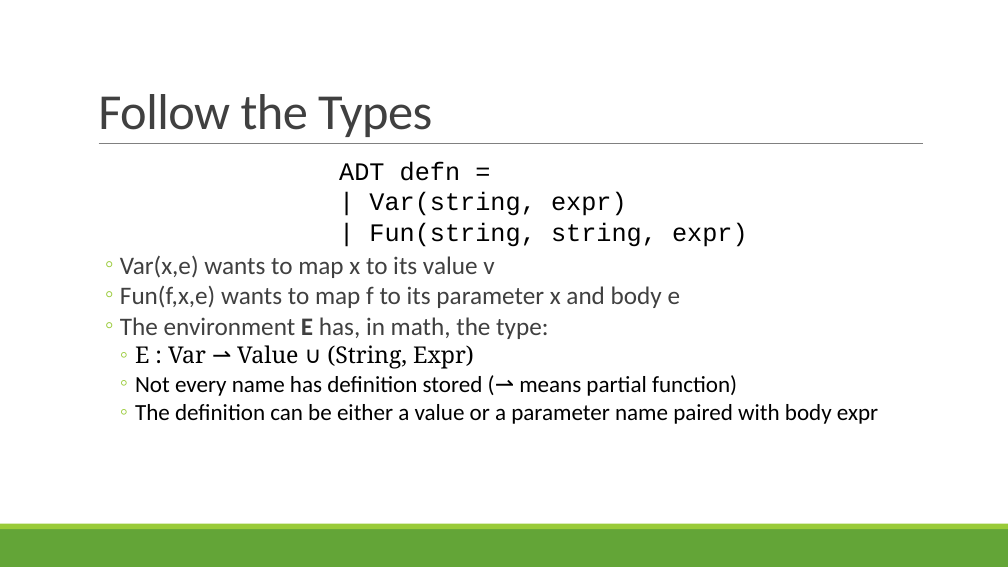
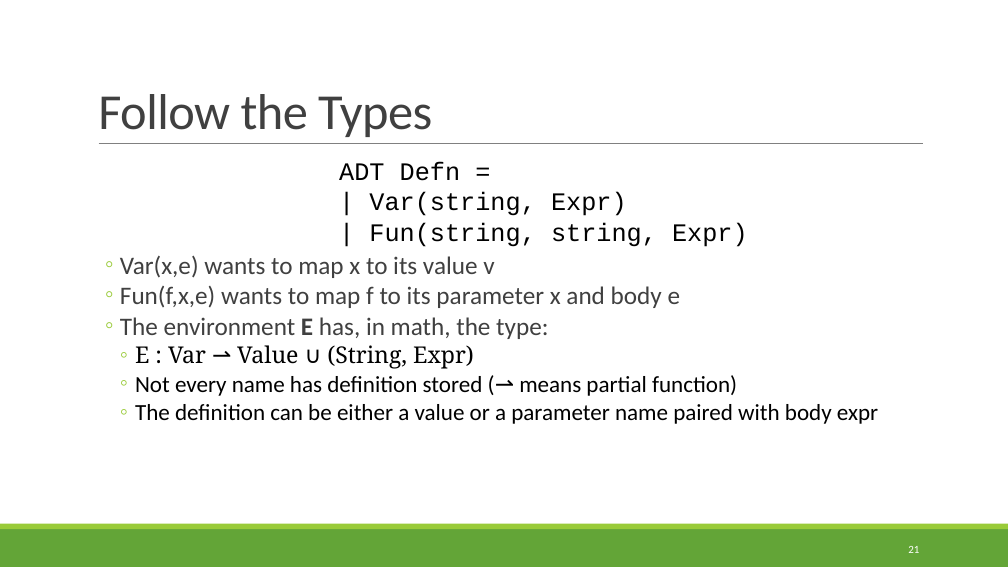
Before and after one commit to rbohrer/pl-course, a slide deck: slide 21 of LectureSlides/05Evaluators.pptx. Drawn at 1008x567 pixels with LibreOffice and Linux fonts; fonts in the diff are those of the drawing. Boxes give left, top, right and bottom in pixels: in the first picture for what was removed or moved away, otherwise in the second. Text is boxed around its words. In the diff, an @@ line names an element or a change of style, - is before the commit and + after.

```diff
--- a/LectureSlides/05Evaluators.pptx
+++ b/LectureSlides/05Evaluators.pptx
@@ text at (x1=339, y1=162, x2=748, y2=247): text changed @@
-ADT defn =
-| Var(string, expr)
-| Fun(string, string, expr)
+ADT Defn =
+| Var(string, Expr)
+| Fun(string, string, Expr)
@@ page number added at (x1=908, y1=546, x2=919, y2=553), 10.5 pt, text #FFFFFF @@
+21
```
Also in this commit, not shown: 36 other slides changed.
